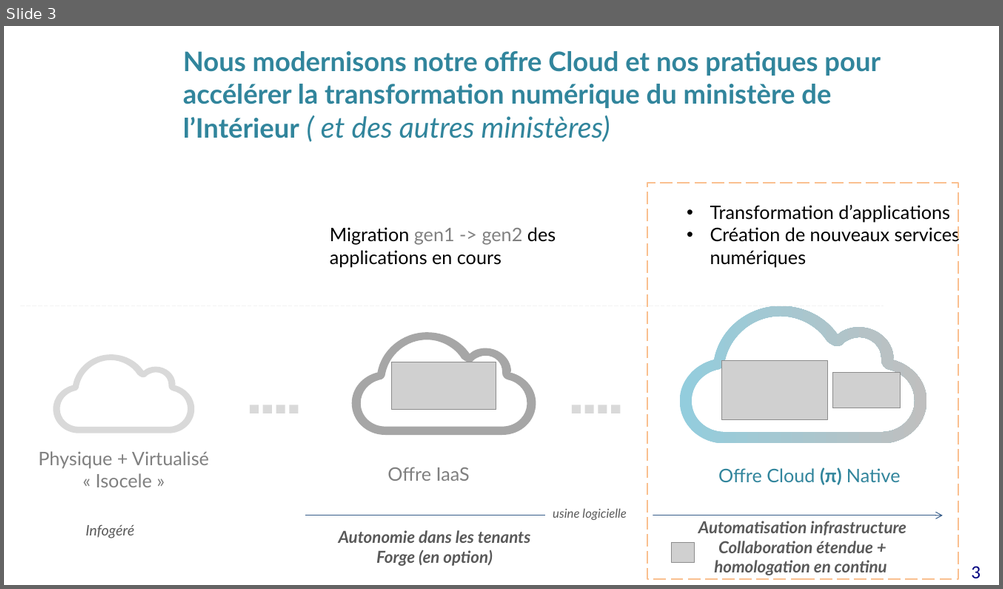
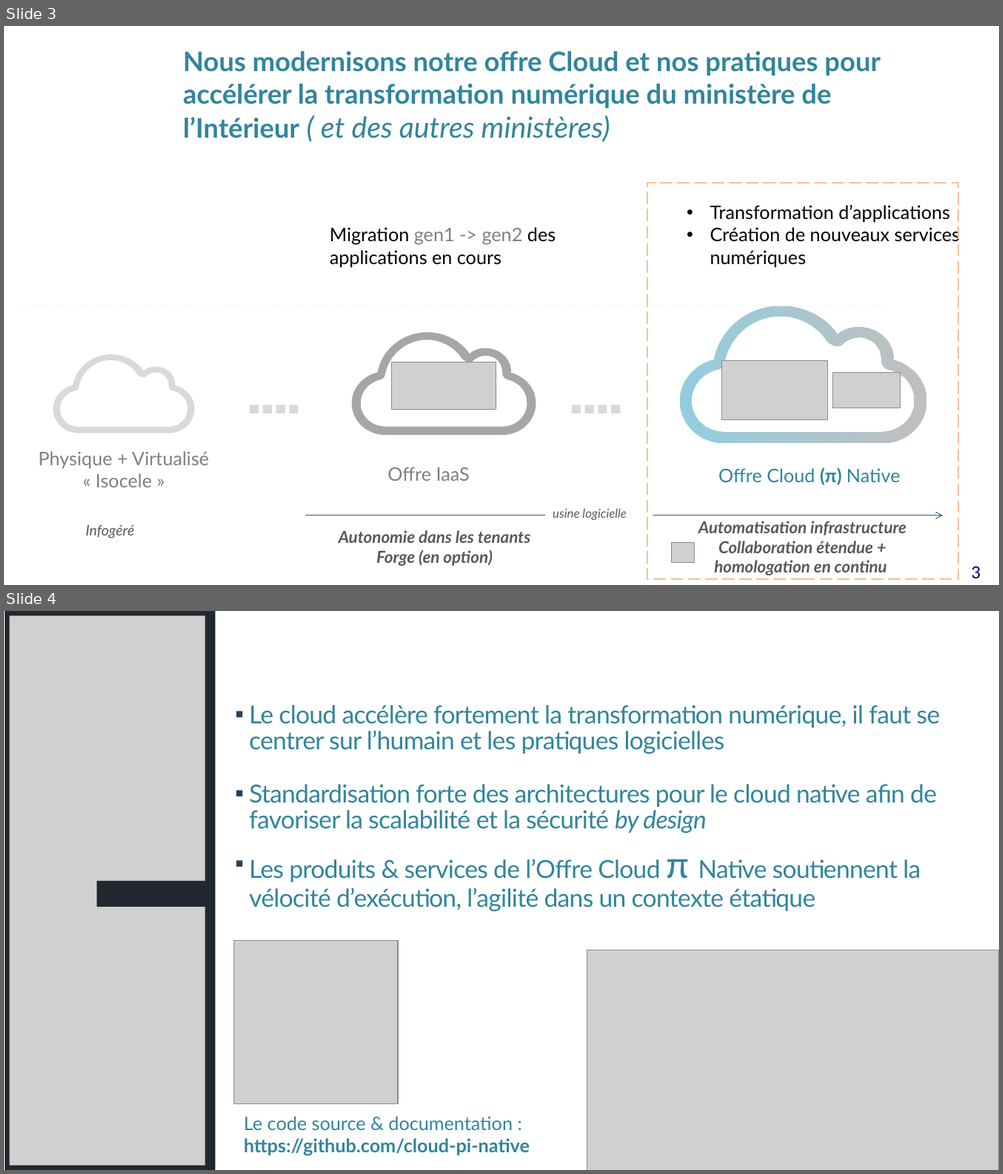
Before and after one commit to cloud-pi-native/certification, a slide deck: Depot de support collaboratif/Cloud pi native - La qualité en continue.pptx. Shown one above the other, each under a label of ours: slide 3 before the commit, slides 3 and 4 after it. The pictures are 1003x589 and 1003x1174 pixels, drawn with LibreOffice and Linux fonts; fonts in the diff are those of the drawing; grey boxes stand for pictures; background and template pictures are left out. Boxes give left, top, right and bottom in pixels: in the first picture for what was removed or moved away, otherwise in the second. Text is boxed around its words. In the diff, an @@ line names an element or a change of style, - is before the commit and + after.

```diff
--- a/Depot de support collaboratif/Cloud pi native - La qualité en continue.pptx
+++ b/Depot de support collaboratif/Cloud pi native - La qualité en continue.pptx
@@ slide 4 added at (4,611,999,1170), background #FFFFFF @@
@@ freeform shape added at (5,611,215,1170), fill #222830 @@
@@ picture added at (9,616,205,1166) @@
@@ text added at (249,705,940,911), 24 pt, text #31859C @@
+▪ Le cloud accélère fortement la transformation numérique, il faut se centrer sur l’humain et les pratiques logicielles
+▪ Standardisation forte des architectures pour le cloud native afin de favoriser la scalabilité et la sécurité by design
+▪ Les produits & services de l’Offre Cloud π Native soutiennent la vélocité d’exécution, l’agilité dans un contexte étatique
@@ freeform shape added at (96,881,205,907), fill #222830 @@
@@ picture added at (234,941,397,1104) @@
@@ picture added at (587,951,999,1170) @@
@@ text added at (244,1116,529,1156), 18 pt, text #31859C, bold @@
+Le code source & documentation : https://github.com/cloud-pi-native
```
Also in this commit, not shown: 4 other slides added, 17 slides removed, 2 other files.
